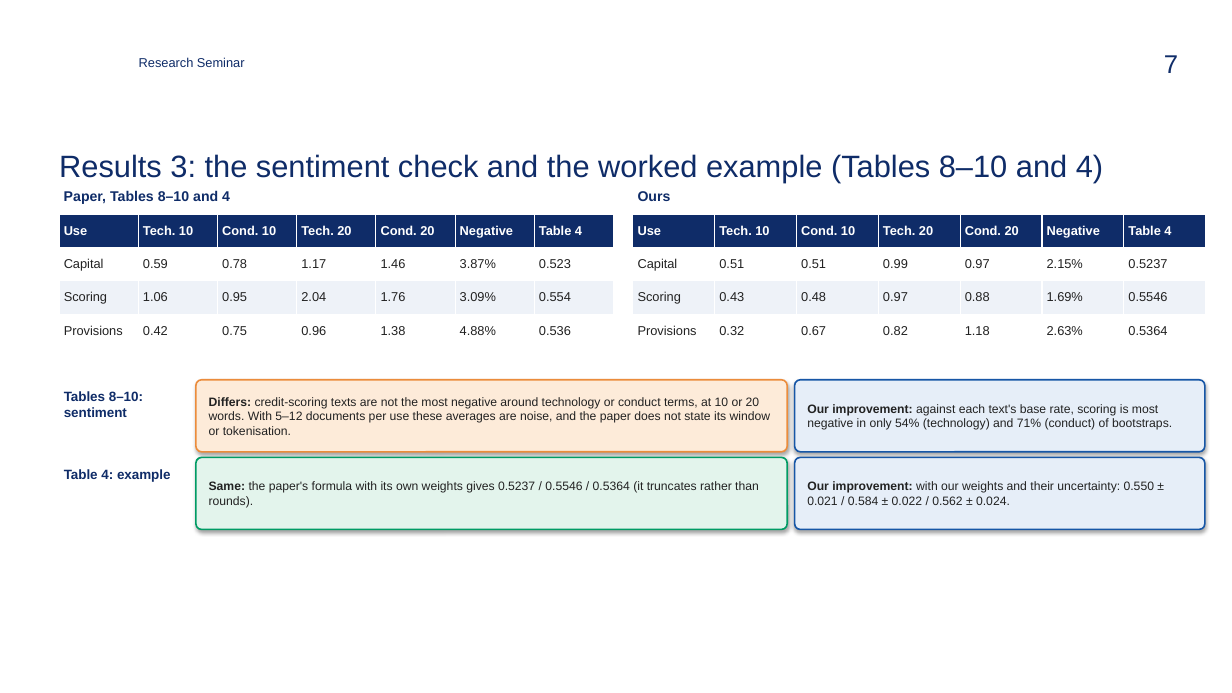
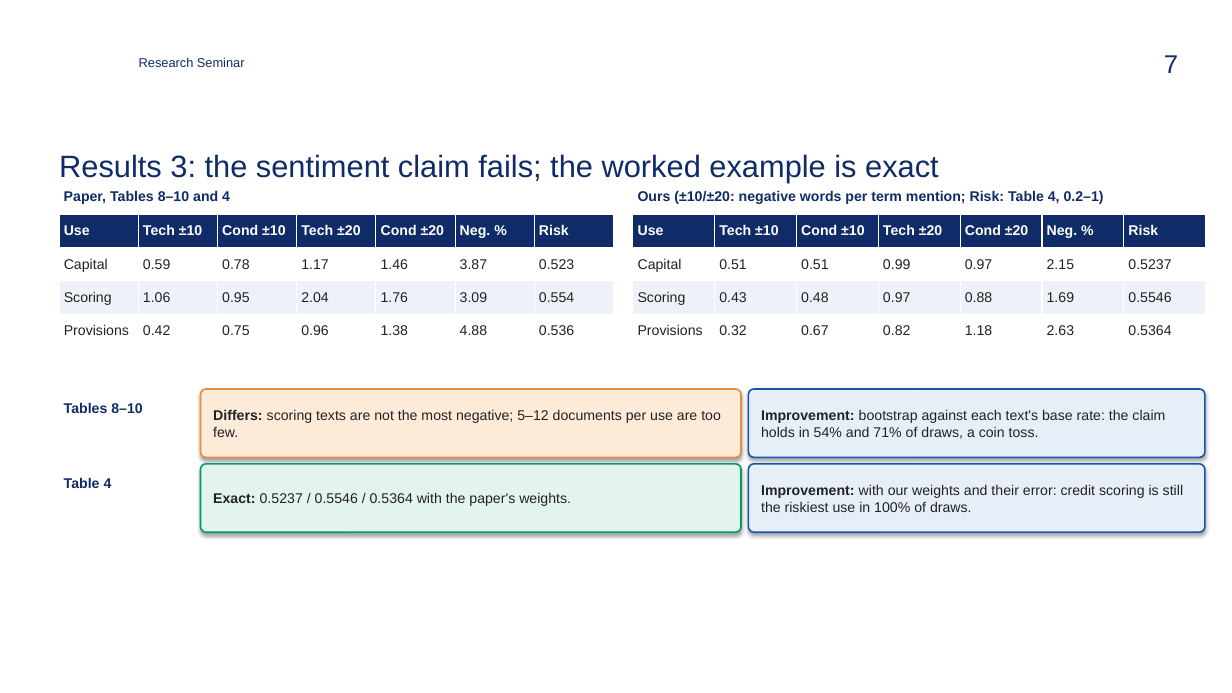
Before and after one commit to zavaz5/ml-model-risk, a slide deck: slide 7 of docs/presentation.pptx. Drawn at 1232x693 pixels with LibreOffice and Linux fonts; fonts in the diff are those of the drawing; background and template pictures are left out. Boxes give left, top, right and bottom in pixels: in the first picture for what was removed or moved away, otherwise in the second. Text is boxed around its words. In the diff, an @@ line names an element or a change of style, - is before the commit and + after.

```diff
--- a/docs/presentation.pptx
+++ b/docs/presentation.pptx
@@ title at (59,154,939,182): text changed @@
-Results 3: the sentiment check and the worked example (Tables 8–10 and 4)
+Results 3: the sentiment claim fails; the worked example is exact
@@ text at (638,190,1104,204): text changed @@
-Ours
+Ours (±10/±20: negative words per term mention; Risk: Table 4, 0.2–1)
@@ table at (59,214,616,348) @@
-row 1: Use | Tech. 10 | Cond. 10 | Tech. 20 | Cond. 20 | Negative | Table 4
+row 1: Use | Tech ±10 | Cond ±10 | Tech ±20 | Cond ±20 | Neg. % | Risk
-row 2, column 6: 3.87%
+row 2, column 6: 3.87
-row 3, column 6: 3.09%
+row 3, column 6: 3.09
-row 4, column 6: 4.88%
+row 4, column 6: 4.88
@@ size 10 to 11 pt in "Use", "Capital", "0.59", "0.78" and 15 more places @@
@@ table at (633,214,1209,348) @@
-row 1: Use | Tech. 10 | Cond. 10 | Tech. 20 | Cond. 20 | Negative | Table 4
+row 1: Use | Tech ±10 | Cond ±10 | Tech ±20 | Cond ±20 | Neg. % | Risk
-row 2, column 6: 2.15%
+row 2, column 6: 2.15
-row 3, column 6: 1.69%
+row 3, column 6: 1.69
-row 4, column 6: 2.63%
+row 4, column 6: 2.63
@@ size 10 to 11 pt in "Use", "Capital", "0.51", "0.51" and 15 more places @@
@@ rounded rectangle "Differs: scoring texts are not ...": place and size @@
-rounded rectangle "Differs: scoring texts are not ..." at (196,380,787,452)
+rounded rectangle "Differs: scoring texts are not ..." at (201,389,741,457)
@@ rounded rectangle "Improvement: bootstrap against each text's ...": place and size @@
-rounded rectangle "Improvement: bootstrap against each text's ..." at (795,380,1205,452)
+rounded rectangle "Improvement: bootstrap against each text's ..." at (749,389,1205,457)
@@ text at (64,402,142,413): text changed; size 10.5 to 11 pt @@
-Tables 8–10: sentiment
+Tables 8–10
@@ text in rounded rectangle at (213,409,721,437): text changed; size 9.5 to 11 pt @@
-Differs: credit-scoring texts are not the most negative around technology or conduct terms, at 10 or 20 words. With 5–12 documents per use these averages are noise, and the paper does not state its window or tokenisation.
+Differs: scoring texts are not the most negative; 5–12 documents per use are too few.
@@ text in rounded rectangle at (761,409,1165,439): text changed; size 9.5 to 11 pt @@
-Our improvement: against each text's base rate, scoring is most negative in only 54% (technology) and 71% (conduct) of bootstraps.
+Improvement: bootstrap against each text's base rate: the claim holds in 54% and 71% of draws, a coin toss.
@@ text at (64,477,112,488): text changed; size 10.5 to 11 pt @@
-Table 4: example
+Table 4
@@ rounded rectangle "Exact: 0.5237 / 0.5546 / ...": place and size @@
-rounded rectangle "Exact: 0.5237 / 0.5546 / ..." at (196,457,787,530)
+rounded rectangle "Exact: 0.5237 / 0.5546 / ..." at (201,464,741,532)
@@ rounded rectangle "Improvement: with our weights and ...": place and size @@
-rounded rectangle "Improvement: with our weights and ..." at (795,457,1205,530)
+rounded rectangle "Improvement: with our weights and ..." at (749,464,1205,532)
@@ text in rounded rectangle at (213,492,571,506): text changed; size 9.5 to 11 pt @@
-Same: the paper's formula with its own weights gives 0.5237 / 0.5546 / 0.5364 (it truncates rather than rounds).
+Exact: 0.5237 / 0.5546 / 0.5364 with the paper's weights.
@@ text in rounded rectangle at (761,484,1183,512): text changed; size 9.5 to 11 pt @@
-Our improvement: with our weights and their uncertainty: 0.550 ± 0.021 / 0.584 ± 0.022 / 0.562 ± 0.024.
+Improvement: with our weights and their error: credit scoring is still the riskiest use in 100% of draws.
```
Also in this commit, not shown: 13 other slides changed, 19 other files.
